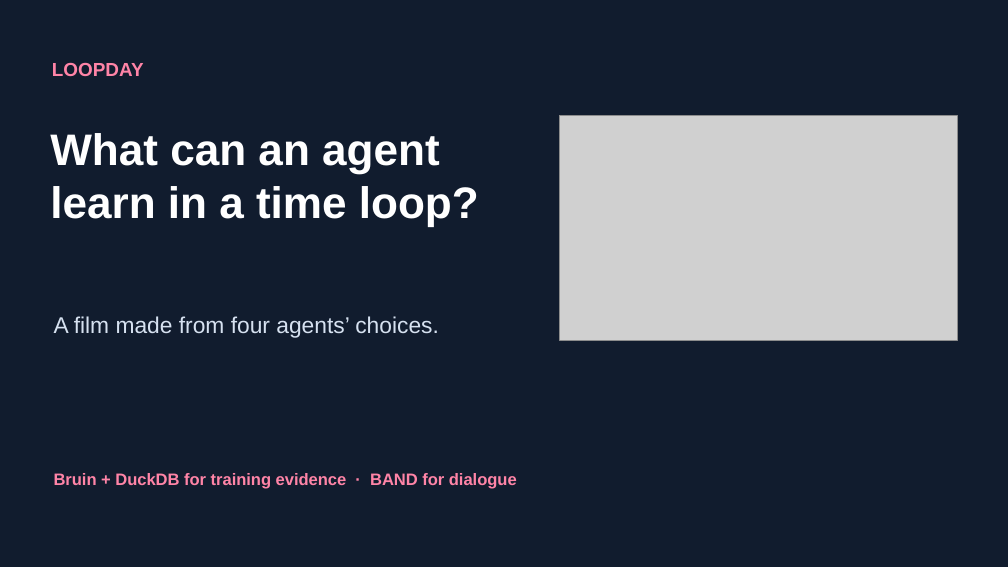
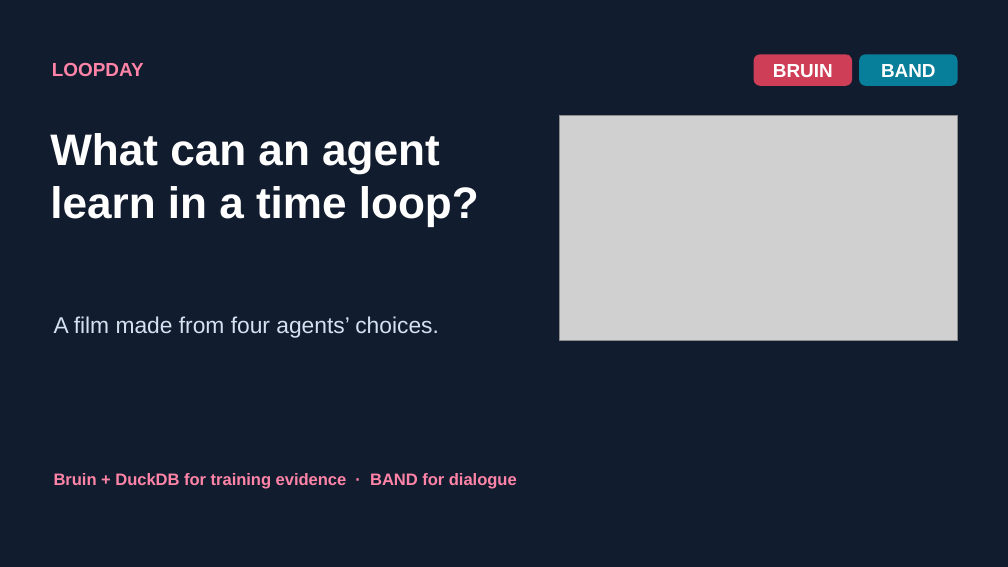
Before and after one commit to PeemCS/Agents_trapped_in_a_time_loop, a slide deck: slide 1 of showcase/presentation/Loopday-Talk-Deck.pptx. Drawn at 1008x567 pixels with LibreOffice and Linux fonts; fonts in the diff are those of the drawing; grey boxes stand for pictures. Boxes give left, top, right and bottom in pixels: in the first picture for what was removed or moved away, otherwise in the second. Text is boxed around its words. In the diff, an @@ line names an element or a change of style, - is before the commit and + after.

```diff
--- a/showcase/presentation/Loopday-Talk-Deck.pptx
+++ b/showcase/presentation/Loopday-Talk-Deck.pptx
@@ rounded rectangle added at (x1=754, y1=54, x2=852, y2=86), fill #CE3E56 @@
@@ rounded rectangle added at (x1=859, y1=54, x2=957, y2=86), fill #087F9A @@
@@ text added at (x1=773, y1=64, x2=833, y2=77), 18 pt, text #FFFFFF, bold @@
+BRUIN
@@ text added at (x1=881, y1=64, x2=936, y2=77), 18 pt, text #FFFFFF, bold @@
+BAND
```
Also in this commit, not shown: 17 other slides changed, 2 slides added, 3 slides removed, 1 other file.
